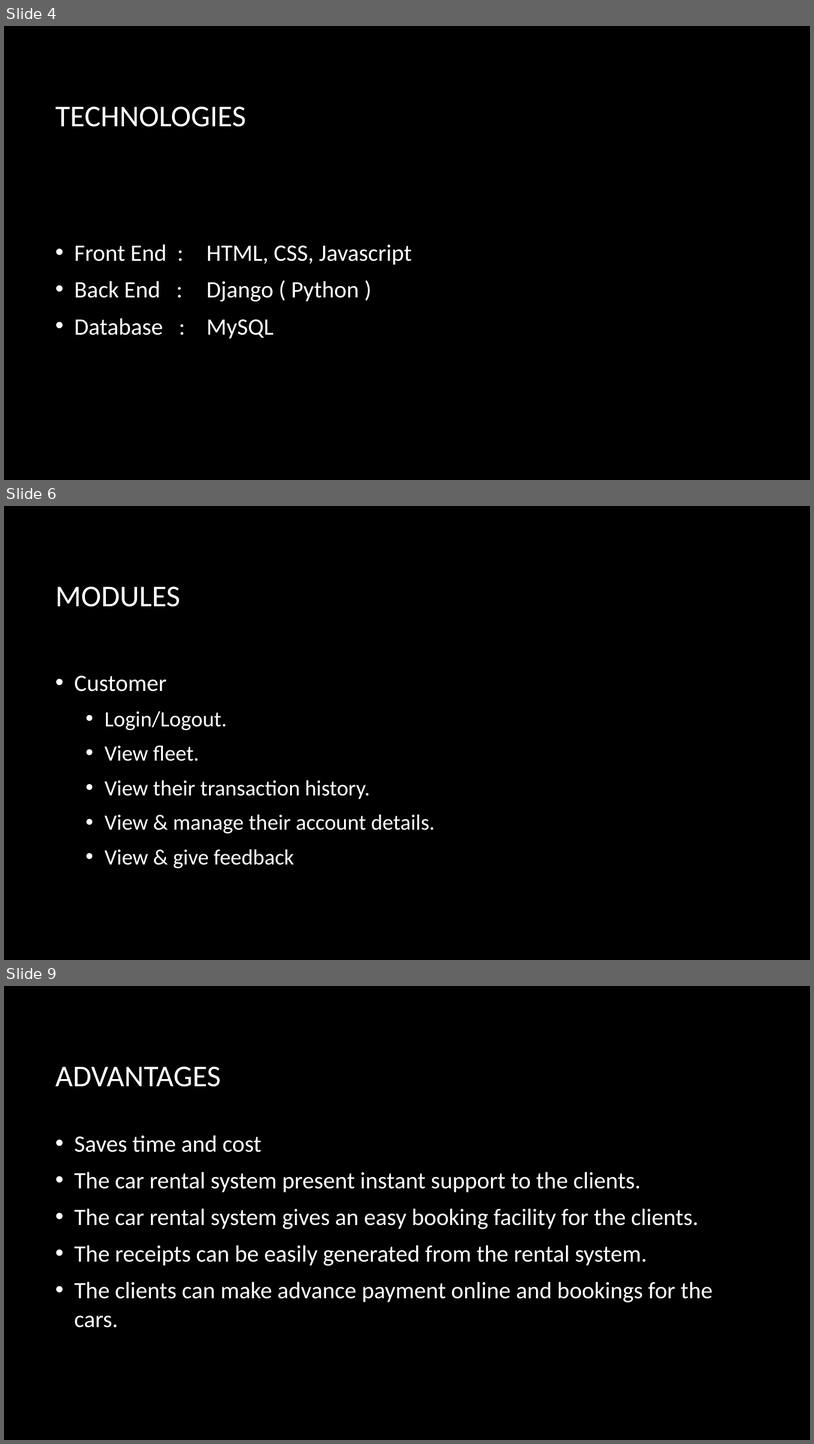
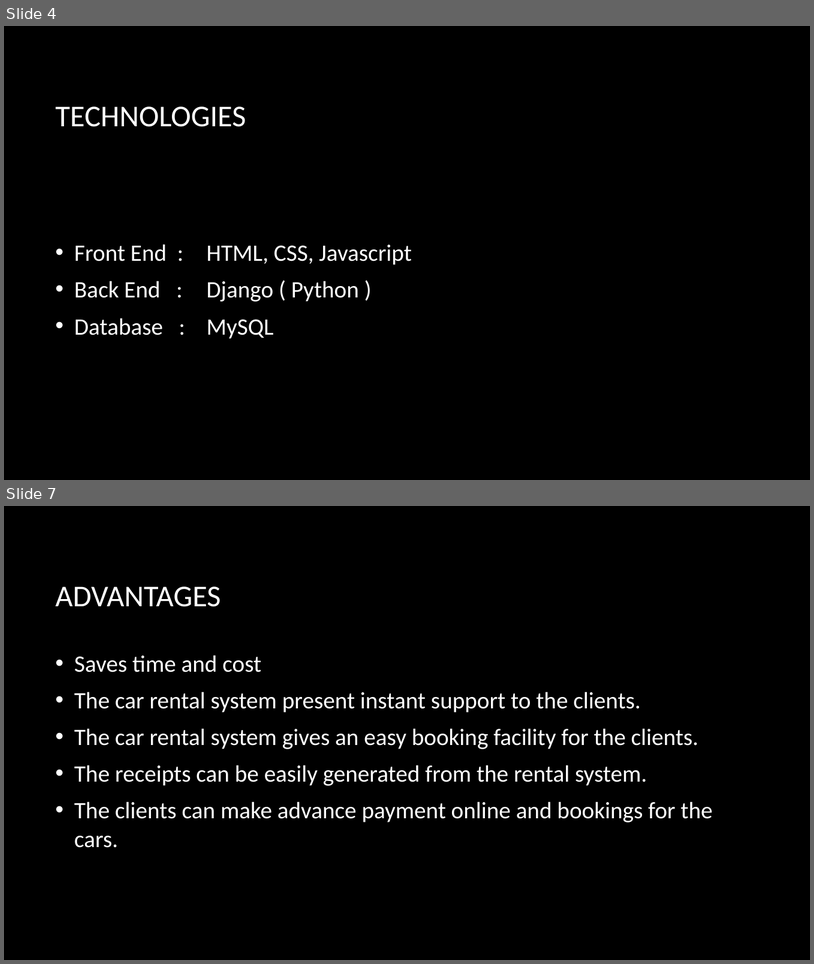
Before and after one commit to harshil037/carrent, a slide deck: Car rental system (2).pptx. Shown one above the other, each under a label of ours: slides 4, 6 and 9 before the commit, slides 4 and 7 after it; the slides between them are not shown. The pictures are 814x1444 and 814x964 pixels, drawn with LibreOffice and Linux fonts; fonts in the diff are those of the drawing; background and template pictures are left out. Boxes give left, top, right and bottom in pixels: in the first picture for what was removed or moved away, otherwise in the second. Text is boxed around its words. In the diff, an @@ line names an element or a change of style, - is before the commit and + after.

```diff
--- a/Car rental system (2).pptx
+++ b/Car rental system (2).pptx
@@ slide 6 removed at [4,506,810,960], background picture (left out) @@
@@ title removed at [56,586,180,607] @@
-MODULES
@@ text removed at [74,675,435,868] @@
-• Customer
-  • Login/Logout.
-  • View fleet.
-  • View their transaction history.
-  • View & manage their account details.
-  • View & give feedback
@@ what was slide 9 is now slide 7 @@
```
Also in this commit, not shown: 7 slides changed, 1 slide added, 2 other slides removed, 5 other files.
